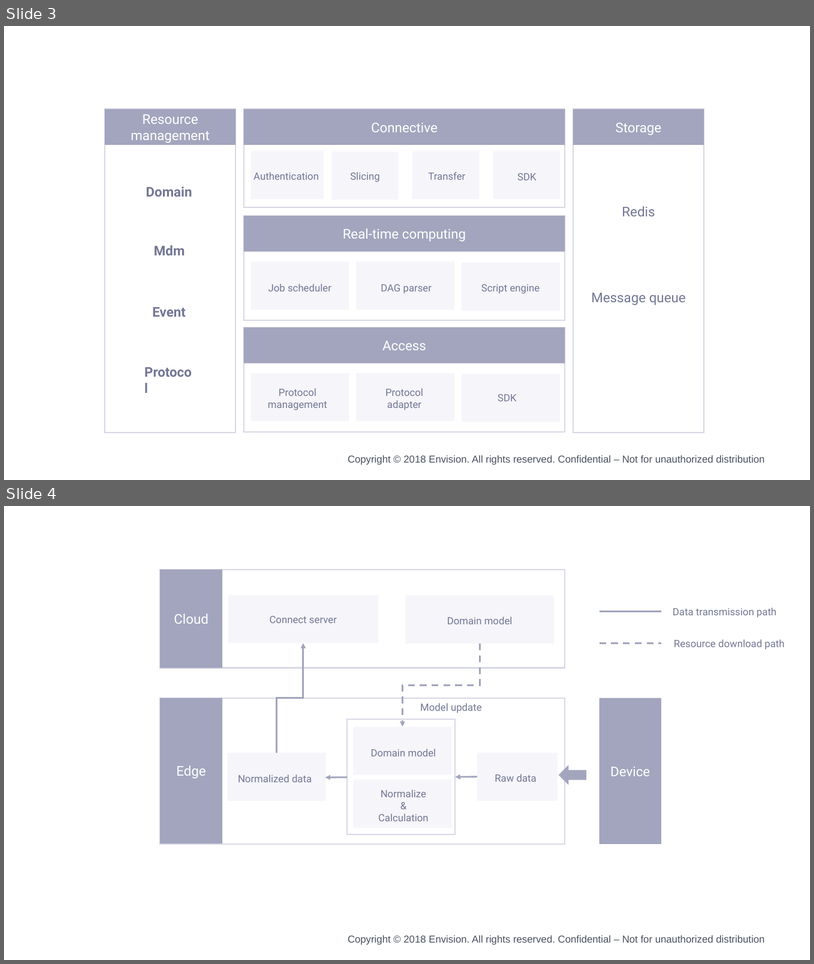
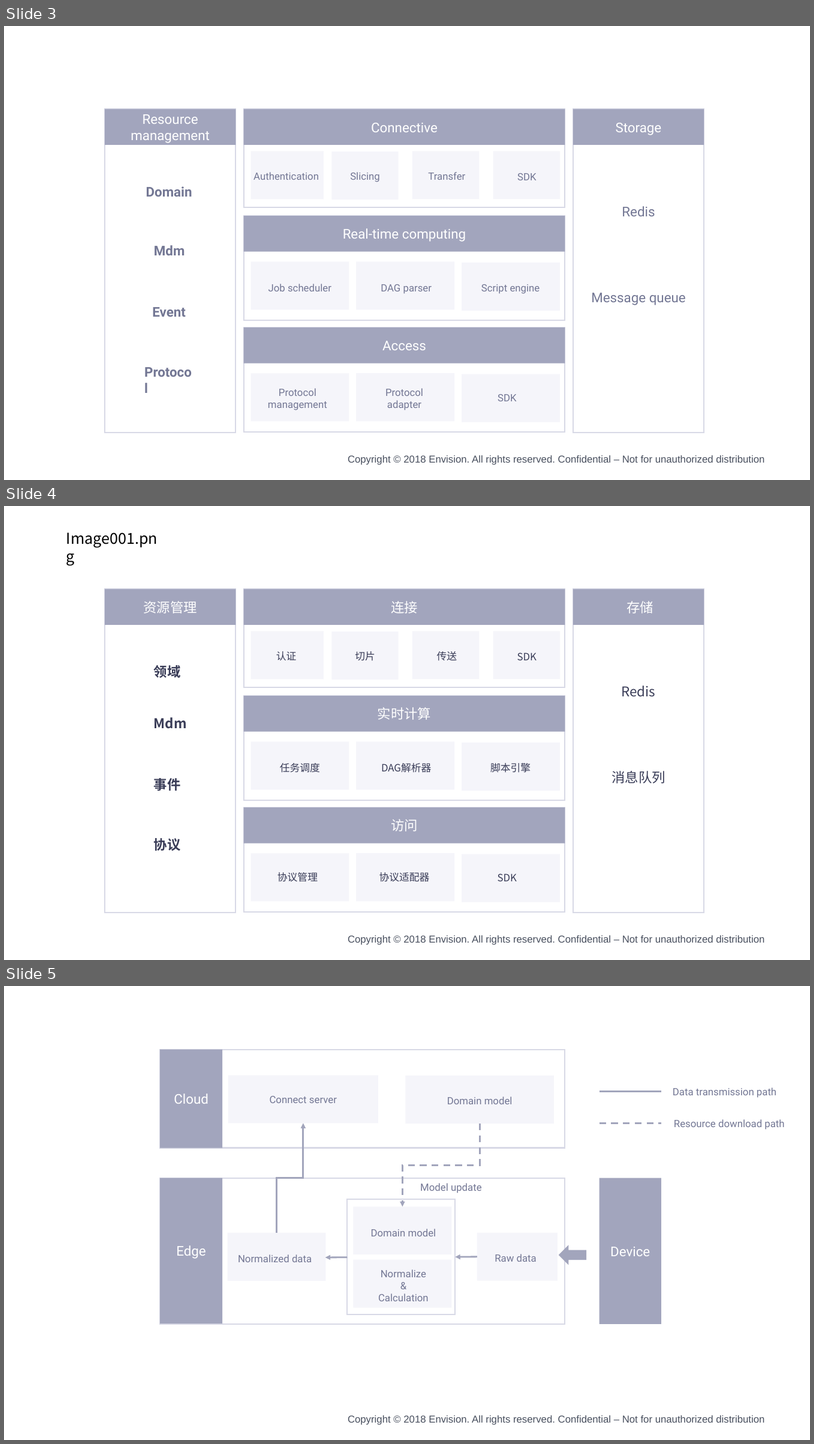
Before and after one commit to EnvisionDoc/enos_edge_zh, a slide deck: media/edge.pptx. Shown one above the other, each under a label of ours: slides 3 and 4 before the commit, slides 3, 4 and 5 after it. The pictures are 814x964 and 814x1444 pixels, drawn with LibreOffice and Linux fonts; fonts in the diff are those of the drawing; background and template pictures are left out. Boxes give left, top, right and bottom in pixels: in the first picture for what was removed or moved away, otherwise in the second. Text is boxed around its words. In the diff, an @@ line names an element or a change of style, - is before the commit and + after.

```diff
--- a/media/edge.pptx
+++ b/media/edge.pptx
@@ slide 4 added at bbox=[4, 506, 810, 960], background #FFFFFF; not listed: 1 template element that a slide beside it also shows @@
@@ text added at bbox=[66, 532, 158, 547], 18 pt, text #000000 @@
+Image001.png
@@ group added at bbox=[105, 589, 705, 912]: 20 rectangles, 16 texts @@
+领域
+Mdm
+事件
+协议
+Redis
+消息队列
+认证
+资源管理
+连接
+存储
+实时计算
+访问
+切片
+传送
+SDK
+任务调度
+DAG解析器
+脚本引擎
+协议管理
+协议适配器
+SDK
@@ what was slide 4 is now slide 5 @@
```
Also in this commit, not shown: 2 slides changed, 1 other slide added, 25 other files.
